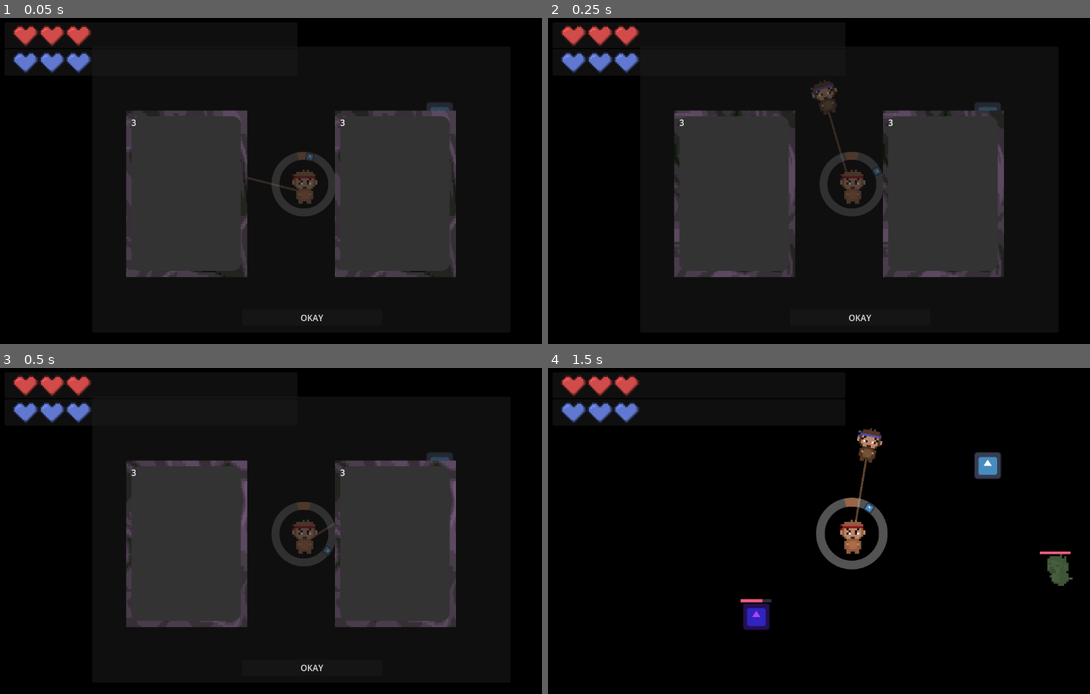
Above: before the commit, frames 1-4 (two rows, left to right).
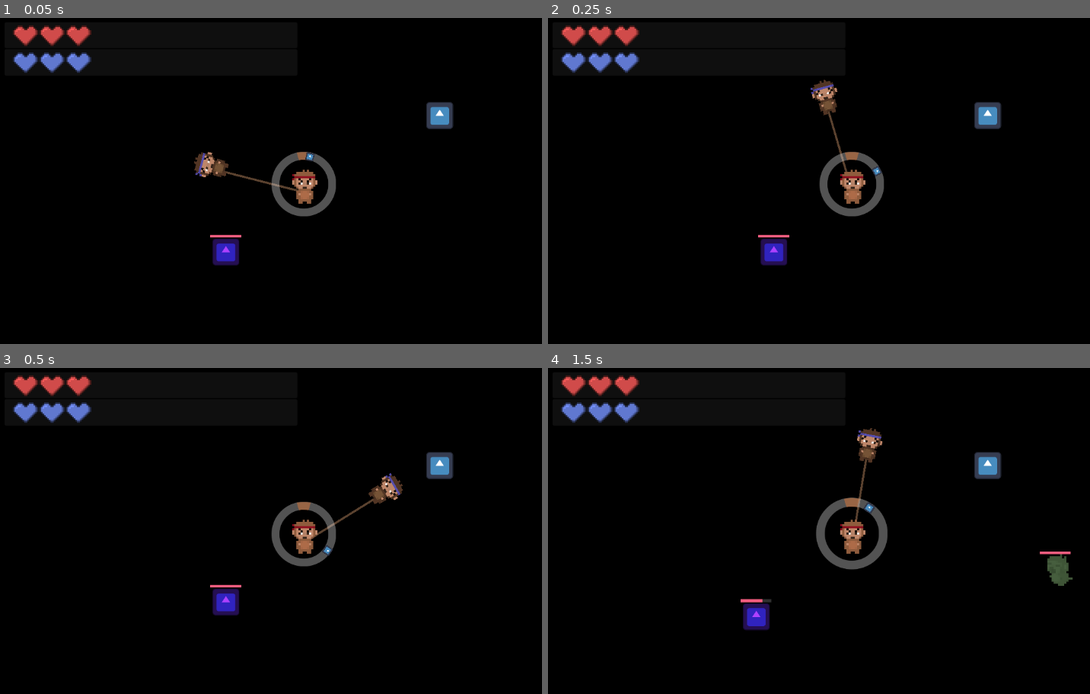
Above: after the commit, the same moments.

Repository: arrowira/cookiejam4
Game: Godot game, scene res://scenes/main.tscn
The game is run twice, just before and just after one commit, with the same random seed, the same clock (stepped at 60 frames per second) and the same inputs. The engine's default icon, where the game draws it, is replaced by a stand-in: a white triangle on a blue panel in a dark square.
Inputs (mouse positions are in pixels of both pictures, inside the frame that each line leads up to):
- Up to frame 1 (0.05 s): no input
- Up to frame 2 (0.25 s): no input
- Up to frame 3 (0.5 s): no input
- Up to frame 4 (1.5 s): click (862, 667) at 0.5 s, where only the run before the commit has a clickable "OKAY"; move the mouse to (987, 521) at 1.27 s; tap C (c) at 1.35 s

The runs differ from the first frame. In frame 1, 24% of the frame differs, in the area x 23-85%, y 25-93%; in frame 2, 24%, in the area x 23-85%, y 18-93%; in frame 3, 24%; in frame 4, nothing differs.

Commit message:
new ability text

Diff:
--- a/cookie-jam-4/scenes/player.tscn
+++ b/cookie-jam-4/scenes/player.tscn
@@ -62,6 +62,7 @@
 script = ExtResource("4_qlg0r")
 
 [node name="upgradeMenu" type="Control" parent="hud"]
+visible = false
 layout_mode = 3
 anchors_preset = 0
 offset_right = 40.0
--- a/cookie-jam-4/scenes/upgrade_card.tscn
+++ b/cookie-jam-4/scenes/upgrade_card.tscn
@@ -1,7 +1,8 @@
-[gd_scene load_steps=6 format=3 uid="uid://b008by43qhutm"]
+[gd_scene load_steps=7 format=3 uid="uid://b008by43qhutm"]
 
 [ext_resource type="Script" uid="uid://dbk0bdwjbs7ev" path="res://scripts/upgrade_card.gd" id="1_62kwj"]
 [ext_resource type="Shader" uid="uid://lasivi66q35s" path="res://fractalnoise.gdshader" id="2_ew4bf"]
+[ext_resource type="Script" uid="uid://dllae2umpdo2i" path="res://scripts/bouncyText.gd" id="3_fk0rn"]
 
 [sub_resource type="StyleBoxFlat" id="StyleBoxFlat_ew4bf"]
 bg_color = Color(0.6636995, 0.59361935, 0.42943144, 1)
@@ -59,12 +60,24 @@
 layout_mode = 0
 offset_right = 206.0
 offset_bottom = 293.0
+mouse_filter = 1
 text = "3
+"
+
+[node name="NewUpgrade" type="Node2D" parent="Panel2/Panel"]
+position = Vector2(105, 23)
+script = ExtResource("3_fk0rn")
+
+[node name="text" type="RichTextLabel" parent="Panel2/Panel/NewUpgrade"]
+offset_left = -55.0
+offset_top = -12.0
+offset_right = 51.0
+offset_bottom = 281.0
+mouse_filter = 1
+text = "NEW ABILITY!
 "
 
 [connection signal="mouse_entered" from="Panel2" to="." method="_on_panel_mouse_entered"]
 [connection signal="mouse_exited" from="Panel2" to="." method="_on_panel_mouse_exited"]
 [connection signal="mouse_entered" from="Panel2/Panel" to="." method="_on_panel_mouse_entered"]
 [connection signal="mouse_exited" from="Panel2/Panel" to="." method="_on_panel_mouse_exited"]
-[connection signal="mouse_entered" from="Panel2/Panel/BodyText" to="." method="_on_panel_mouse_entered"]
-[connection signal="mouse_exited" from="Panel2/Panel/BodyText" to="." method="_on_panel_mouse_exited"]
--- /dev/null
+++ b/cookie-jam-4/scripts/bouncyText.gd
@@ -0,0 +1,11 @@
+extends Node2D
+
+var t = 0
+# Called when the node enters the scene tree for the first time.
+func _ready() -> void:
+	pass # Replace with function body.
+
+
+func _physics_process(delta: float) -> void:
+	t+=1
+	scale = Vector2(1,1)*(1.5+sin(t/10.0)/4.0)
--- a/cookie-jam-4/scripts/player.gd
+++ b/cookie-jam-4/scripts/player.gd
@@ -10,6 +10,8 @@
 var blueHealth = 3
 
 var frozen = false
+
+var upgrades = [0,0,0,0,0]
 
 @onready var red = $bSpin/red
 @onready var blue = $rSpin/blue
--- a/cookie-jam-4/scripts/riffler.gd
+++ b/cookie-jam-4/scripts/riffler.gd
@@ -5,6 +5,8 @@
 var towardsPlayer = Vector2.RIGHT
 var inKB = false
 var speed = 5
+var dead = false
+var frozen = false
 
 var dir = Vector2.ZERO
 var behaviour = "default"
@@ -22,26 +24,31 @@
 
 func _physics_process(delta: float) -> void:
 	rotation = 0
-	towardsPlayer = (player-global_position).normalized()
-	if !inKB and behaviour == "running":
-		position+=dir*speed
+	if !frozen:
+		towardsPlayer = (player-global_position).normalized()
+		if !inKB and behaviour == "running":
+			position+=dir*speed
 
 func death():
 	queue_free()
 
 
 func damage(amt):
-	var kbVector = (300*amt) * (-towardsPlayer).normalized()
-	apply_central_impulse(kbVector)
-	health-=amt
+	if !dead:
+		health-=amt
+		knockback(amt)
+
+		if health <= 0:
+			health = 0
+			death()
+
+		$healthBar.value = health
 
 
-	if health <= 0:
-		health = 0
-		death()
-
+func knockback(intensity):
+	var kbVector = (300*intensity) * (-towardsPlayer).normalized()
+	apply_central_impulse(kbVector)
 	inKB = true
-	$healthBar.value = health
 	$knockback.start()
 
 
--- a/cookie-jam-4/scripts/upgrade_card.gd
+++ b/cookie-jam-4/scripts/upgrade_card.gd
@@ -4,9 +4,33 @@
 var mouseIn = false
 
 var id = 0
+var player
+
+func _ready() -> void:
+	player = get_parent().get_parent().get_parent().get_parent()
 
 func initialize():
 	id = randi_range(1,5)
+	#id keys:
+	#1 = red health up
+	#2 = blue health up
+	#3 = +0.5 sec time slow
+	#4 = +speed from speed ring
+	#5 = +rope length
+
+	#ability text
+	if id!=1 and id!=2 and id!= 4:
+		if player.upgrades[id-1] == 0:
+			$Panel2/Panel/NewUpgrade.visible = true
+
+
+
+		else:
+			$Panel2/Panel/NewUpgrade.visible = false
+	else:
+		$Panel2/Panel/NewUpgrade.visible = false
+
+
 	$Panel2/Panel/BodyText.text = str(id)
 func _process(delta: float) -> void:
 	var t = get_global_mouse_position()
@@ -15,7 +39,7 @@
 	if mouseIn and Input.is_action_just_pressed("click"):
 		#select this card
 		$highlight.visible = true
-		get_parent().get_parent().get_parent().get_parent().upgradeID = id
+		player.upgradeID = id
 	elif Input.is_action_just_pressed("click"):
 		$highlight.visible = false
 
Not shown, added: cookie-jam-4/scripts/bouncyText.gd.uid
